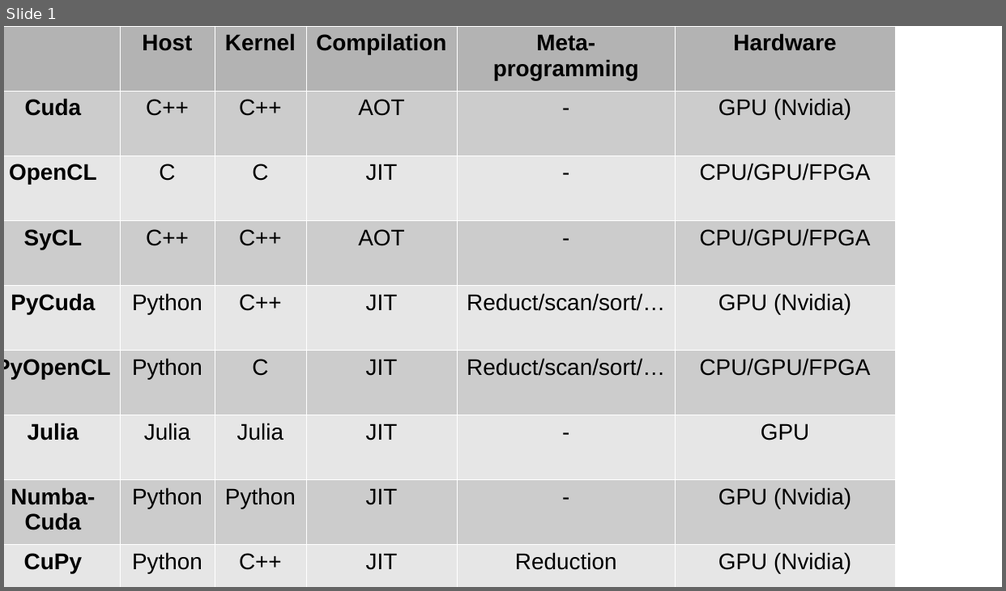
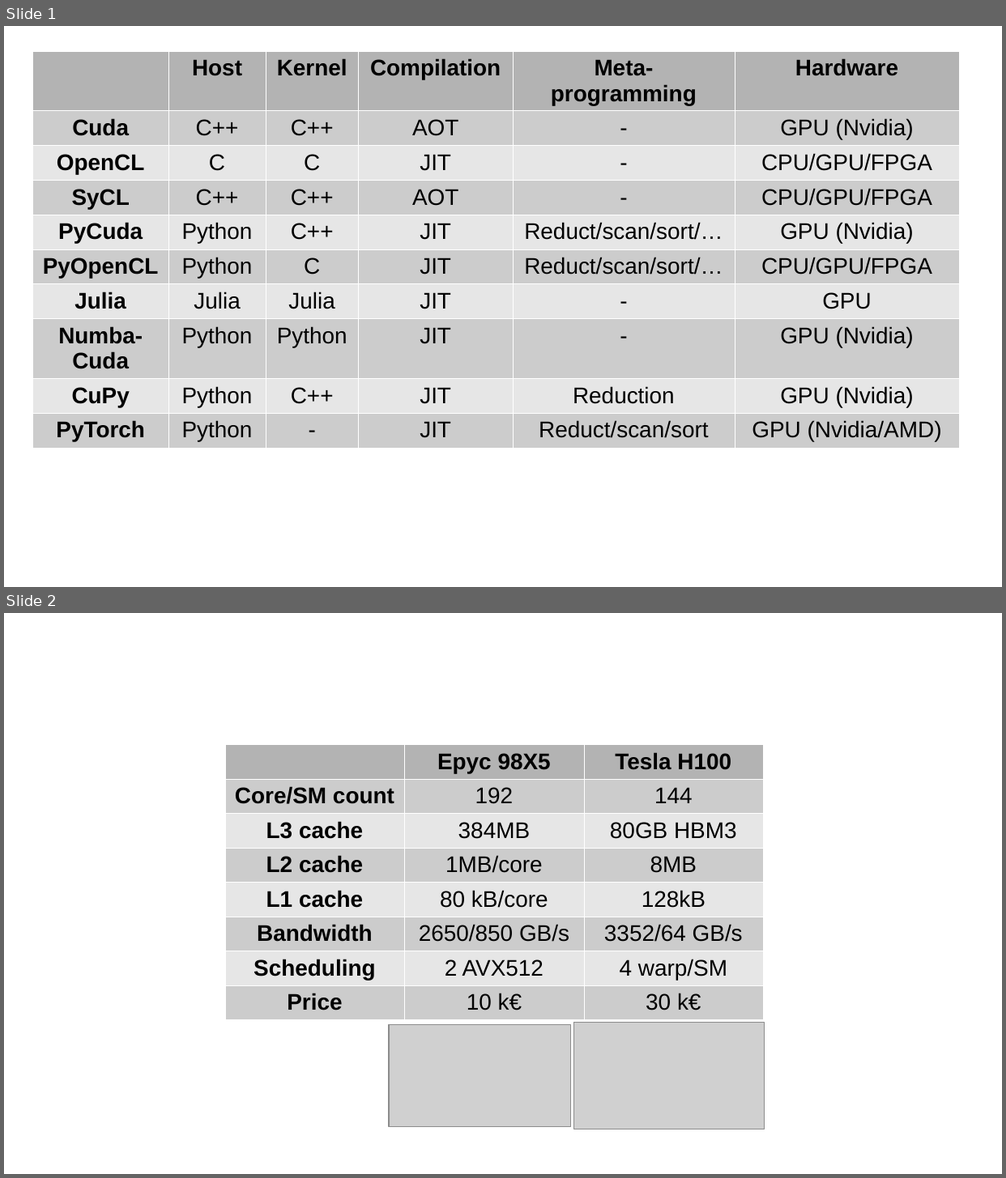
Before and after one commit to silx-kit/silx-training, a slide deck: opencl/languages.odp. Shown one above the other, each under a label of ours: slide 1 before the commit, slides 1 and 2 after it. The pictures are 1006x591 and 1006x1178 pixels, drawn with LibreOffice and Linux fonts; fonts in the diff are those of the drawing; grey boxes stand for pictures. Boxes give left, top, right and bottom in pixels: in the first picture for what was removed or moved away, otherwise in the second. Text is boxed around its words. In the diff, an @@ line names an element or a change of style, - is before the commit and + after.

```diff
--- a/opencl/languages.odp
+++ b/opencl/languages.odp
@@ slide 2 added at (4, 613, 1002, 1174), background #FFFFFF @@
@@ table added at (225, 744, 763, 1021), 8 rows, 3 columns @@
+ | Epyc 98X5 | Tesla H100
+Core/SM count | 192 | 144
+L3 cache | 384MB | 80GB HBM3
+L2 cache | 1MB/core | 8MB
+L1 cache | 80 kB/core | 128kB
+Bandwidth | 2650/850 GB/s | 3352/64 GB/s
+Scheduling | 2 AVX512 | 4 warp/SM
+Price | 10 k€ | 30 k€
@@ picture added at (389, 1025, 571, 1127) @@
@@ picture added at (574, 1023, 765, 1130) @@
@@ slide 1 changed as well @@
@@ table at (32, 51, 958, 449) @@
+row 10: PyTorch | Python | - | JIT | Reduct/scan/sort | GPU (Nvidia/AMD)
@@ table: place and size @@
-table at (4, 26, 896, 587)
+table at (32, 51, 958, 449)
```
Also in this commit, not shown: 3 other files.
